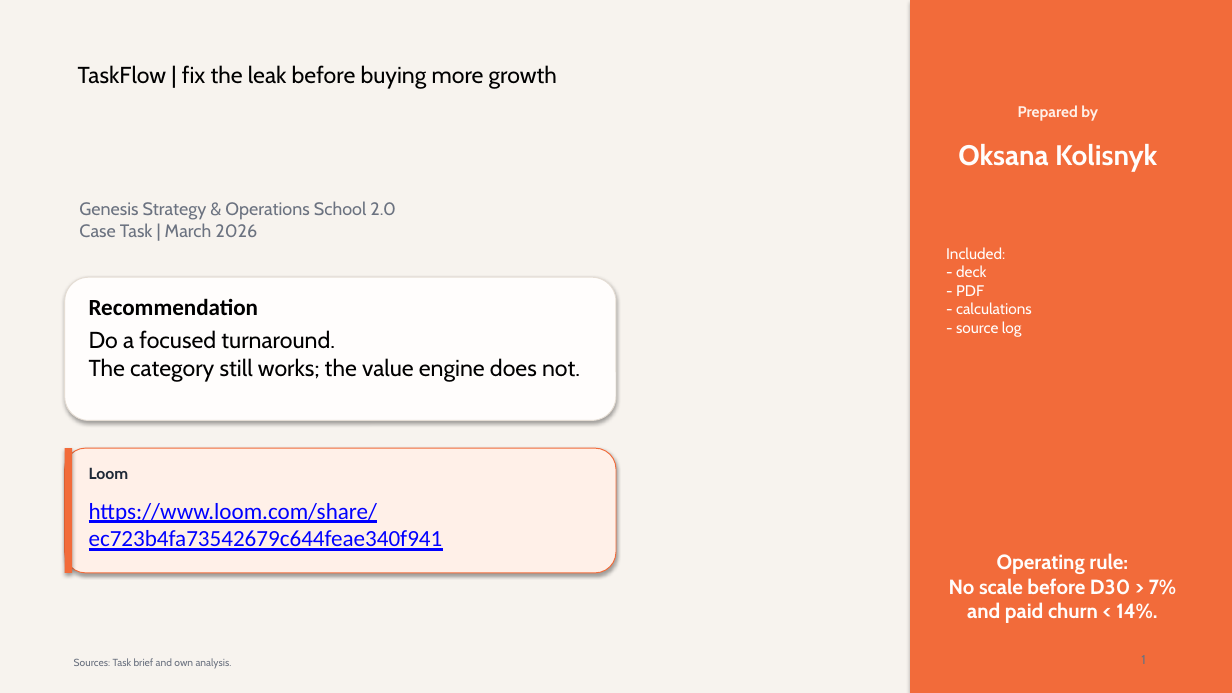
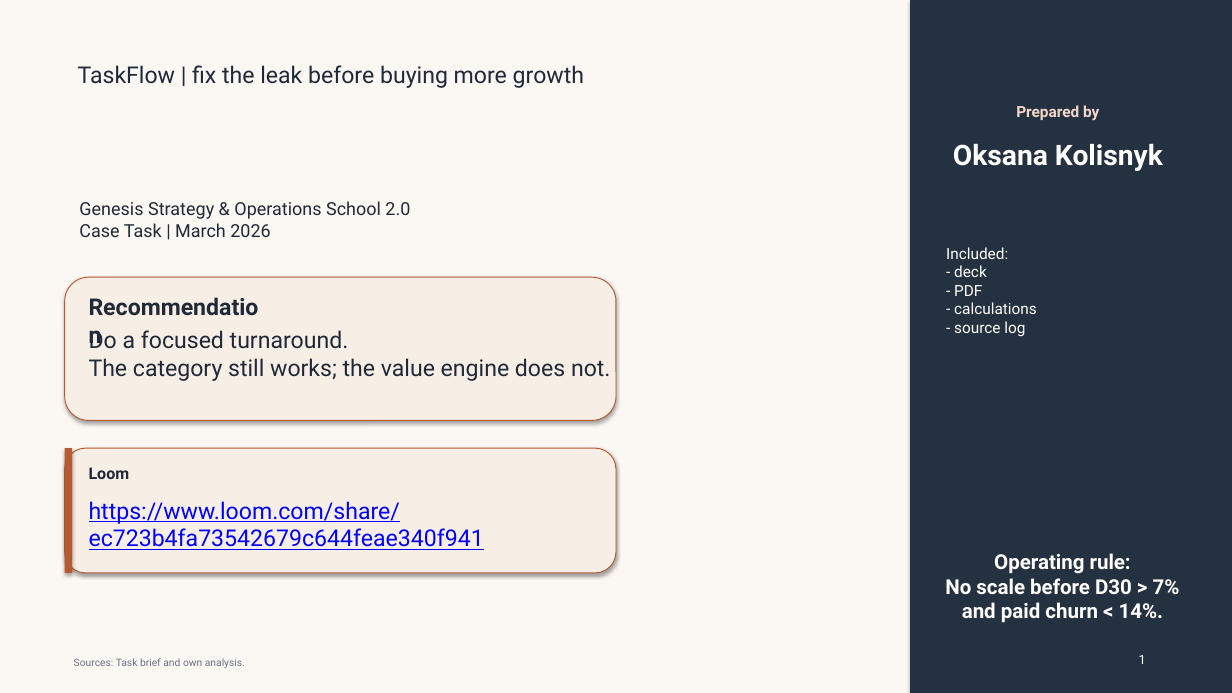
Before and after one commit to TEZv/Genesis-Academy_Strategy-Operations-School-2.0-Case-Task, a slide deck: slide 1 of deliverables/taskflow-case-presentation.pptx. Drawn at 1232x693 pixels with LibreOffice and Linux fonts; fonts in the diff are those of the drawing. Boxes give left, top, right and bottom in pixels: in the first picture for what was removed or moved away, otherwise in the second. Text is boxed around its words. In the diff, an @@ line names an element or a change of style, - is before the commit and + after.

Commit message:
Refine deck visual style and export

```diff
--- a/deliverables/taskflow-case-presentation.pptx
+++ b/deliverables/taskflow-case-presentation.pptx
@@ background #F7F3EE to #FBF8F3 @@
@@ rectangle at box(910, 0, 1232, 693): fill #F26B3A to #243140 @@
@@ text "TaskFlow | fix the leak ..." at box(78, 65, 584, 88): font Cabin to Roboto, text colour none to #1F2937 @@
@@ text "Prepared by" at box(1016, 105, 1099, 121): font Cabin to Roboto, text colour #FFF0E8 to #F5D7C9 @@
@@ text "Genesis Strategy & Operations School ..." at box(79, 201, 410, 237): font Cabin to Roboto, text colour #6B7280 to #1F2937 @@
@@ rounded rectangle at box(65, 277, 616, 421): fill #FFFDFC to #F7EFE6; outline #E5DDD4 0.75 pt to #B65A34 0.75 pt @@
@@ text "Recommendation" at box(79, 288, 269, 325): font Calibri to Roboto, text colour #000000 to #1F2937 @@
@@ text "Do a focused turnaround." at box(89, 330, 611, 381): font Cabin to Roboto; text colour none to #1F2937 in "Do a focused turnaround."; text colour #000000 to #1F2937 in "The category still works; the value engine ..." @@
@@ rounded rectangle at box(65, 448, 616, 573): fill #FFF0E8 to #F7EFE6; outline #F26B3A 0.75 pt to #B65A34 0.75 pt @@
@@ rectangle at box(65, 448, 72, 573): fill #F26B3A to #B65A34 @@
@@ text "Loom" at box(89, 467, 130, 479): font Cabin to Roboto @@
@@ text "https://www.loom.com/share/ec723b4fa73542679c644feae340f941" at box(89, 501, 484, 550): font Calibri to Roboto @@
@@ font Cabin to Roboto, text colour #FFFDFC to #FFFDF9 in 3 elements at box(953, 143, 1163, 171), box(946, 247, 1037, 336), box(945, 553, 1180, 622) @@
@@ text "Sources: Task brief and own ..." at box(74, 658, 245, 668): font Cabin to Roboto, text colour #6B7280 to #667085 @@
@@ text "1" at box(1139, 655, 1146, 664): font Cabin to Roboto, text colour #6B7280 to #FFFDF9 @@
```
Also in this commit, not shown: 13 other slides changed, 1 other file.
